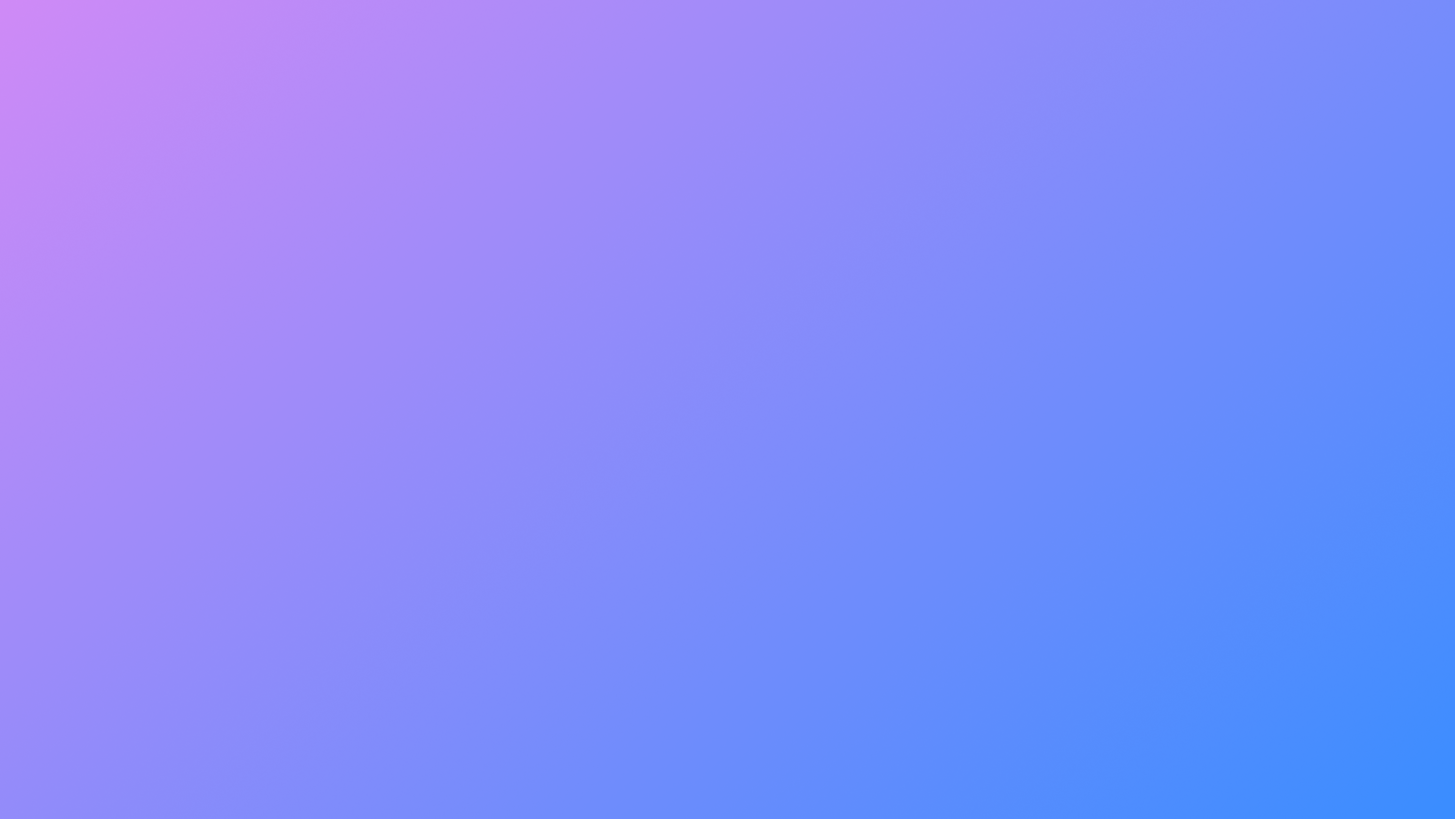
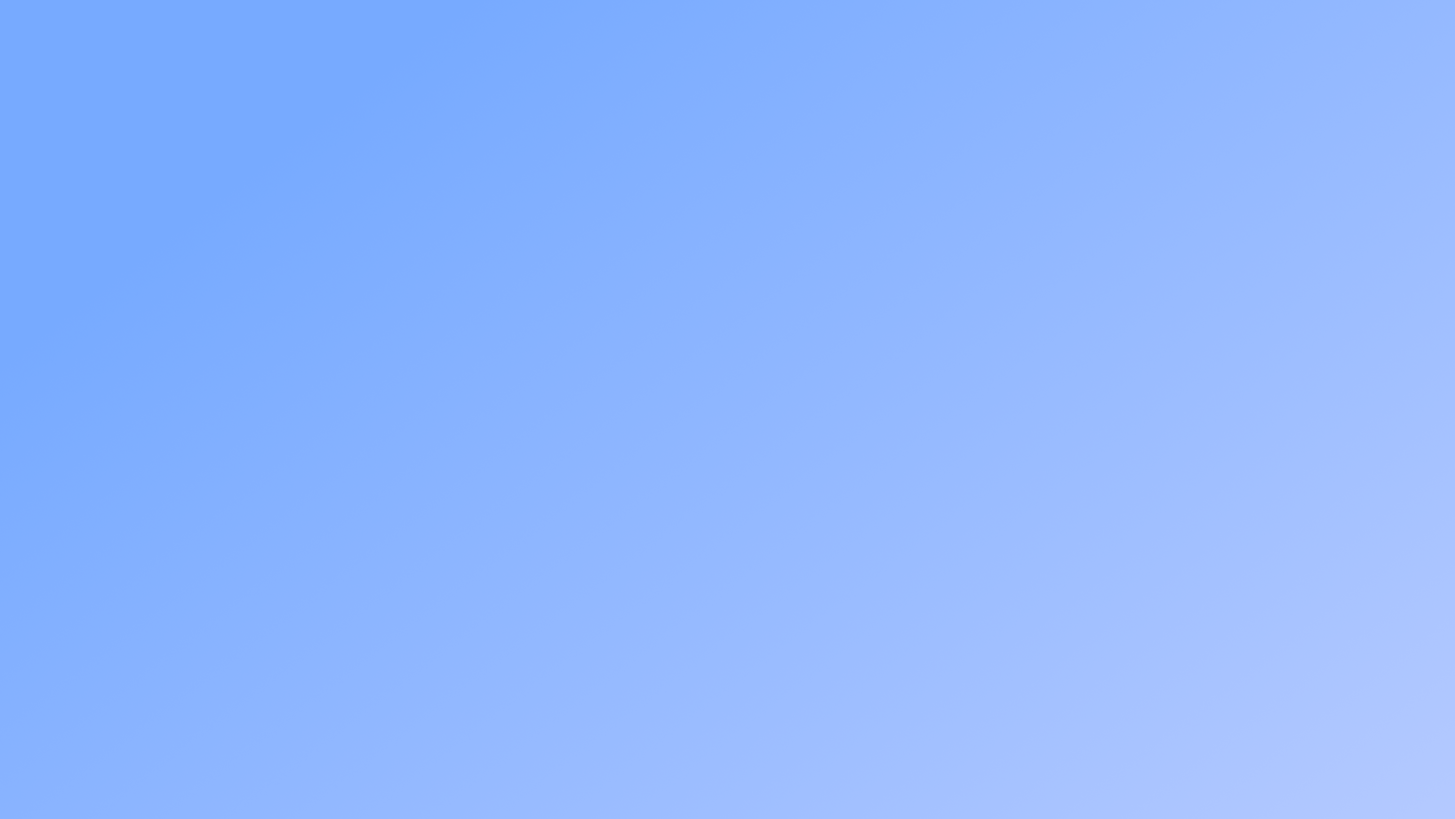
The second w=1455, h=819 image is a revision of the first. Changes to its layers:
added layer "Gradient Fill 2" above "Layer 2" over [0, 0, 1455, 819]
